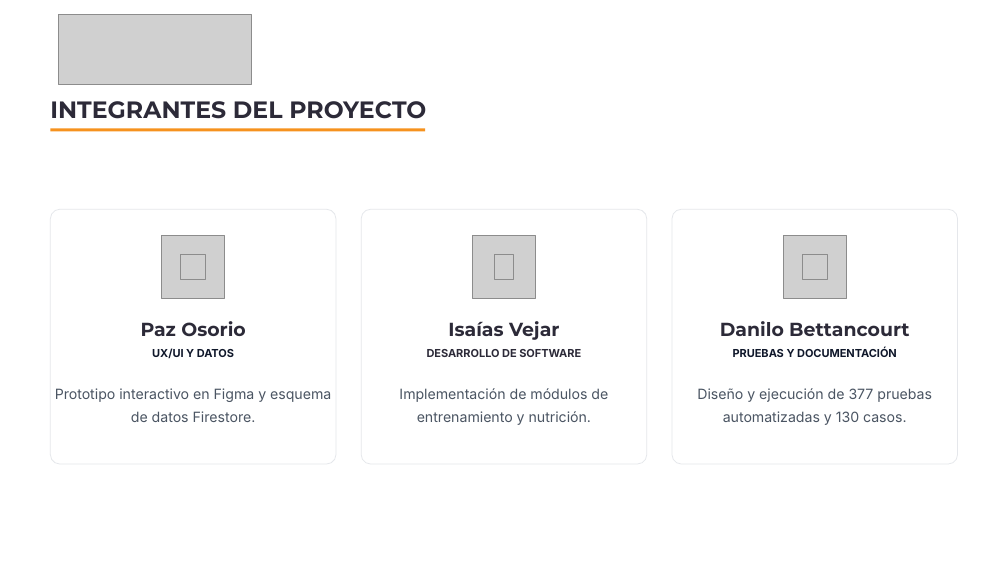
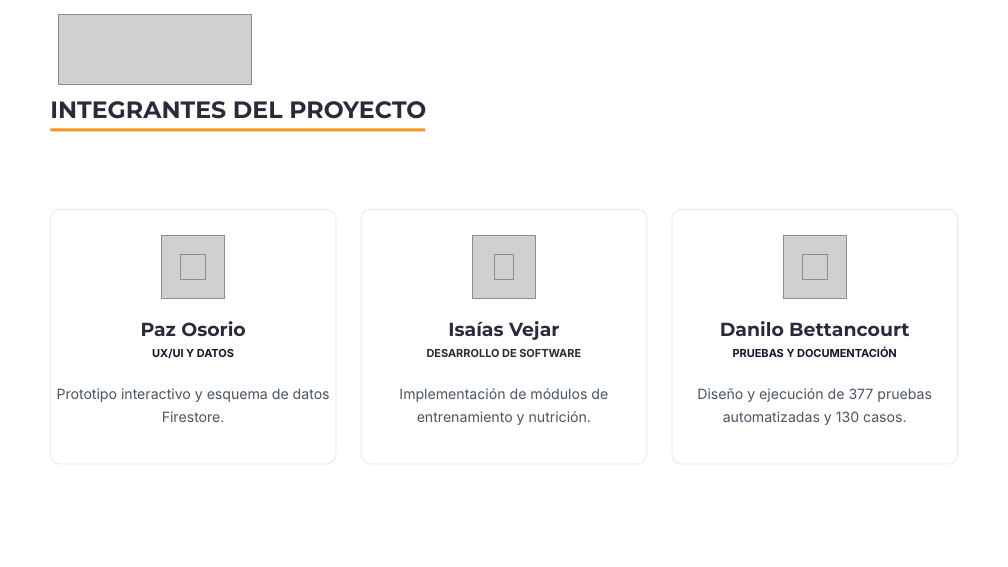
Before and after one commit to DanBetTap/800D-Equipo09, a slide deck: slide 2 of Fase 3/Evidencias Grupales/Presentación Final del proyecto.pptx. Drawn at 1008x567 pixels with LibreOffice and Linux fonts; fonts in the diff are those of the drawing; grey boxes stand for pictures. Boxes give left, top, right and bottom in pixels: in the first picture for what was removed or moved away, otherwise in the second. Text is boxed around its words. In the diff, an @@ line names an element or a change of style, - is before the commit and + after.

```diff
--- a/Fase 3/Evidencias Grupales/Presentación Final del proyecto.pptx
+++ b/Fase 3/Evidencias Grupales/Presentación Final del proyecto.pptx
@@ text at (57,388,330,422): text changed @@
-Prototipo interactivo en Figma y esquema de datos Firestore.
+Prototipo interactivo y esquema de datos Firestore.
```
Also in this commit, not shown: 1 other slide changed, 1 slide added.
